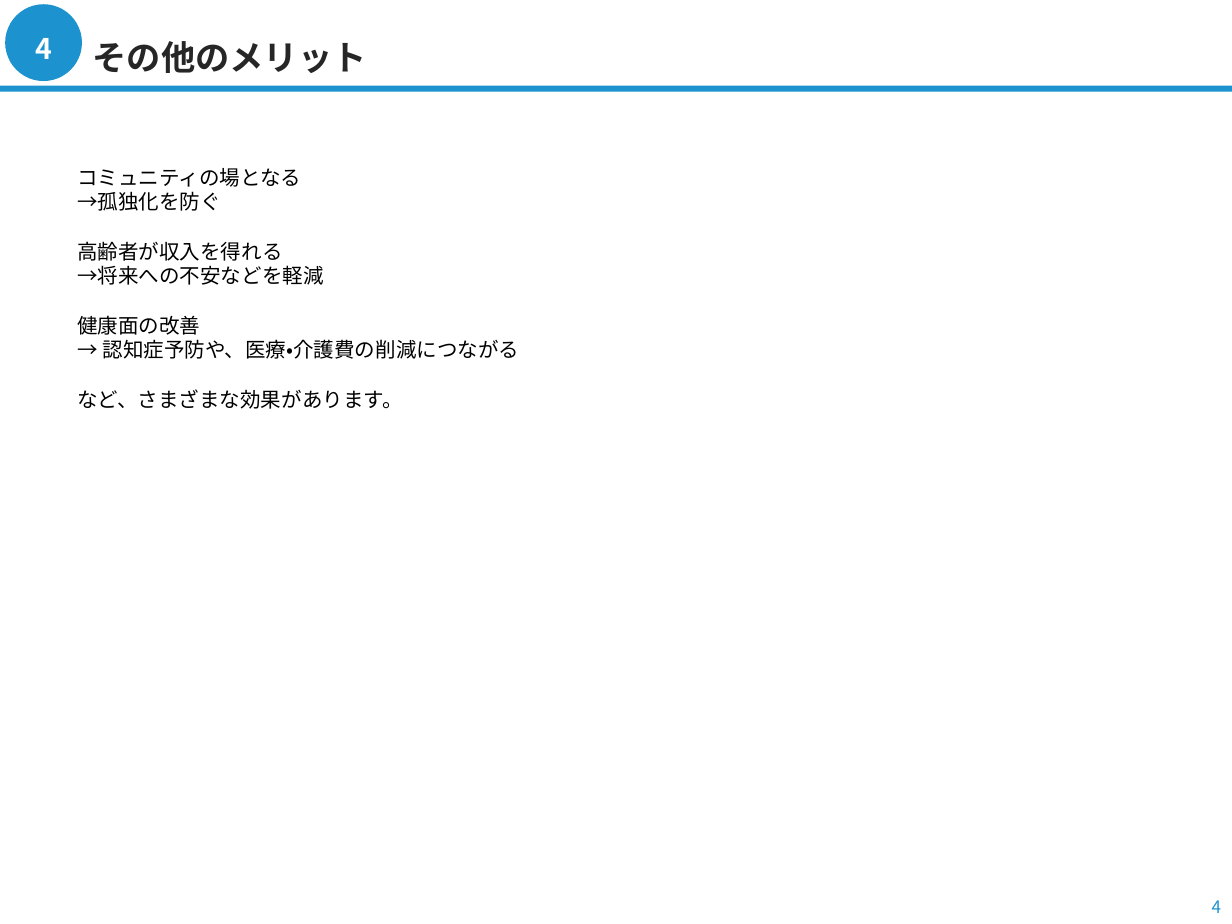
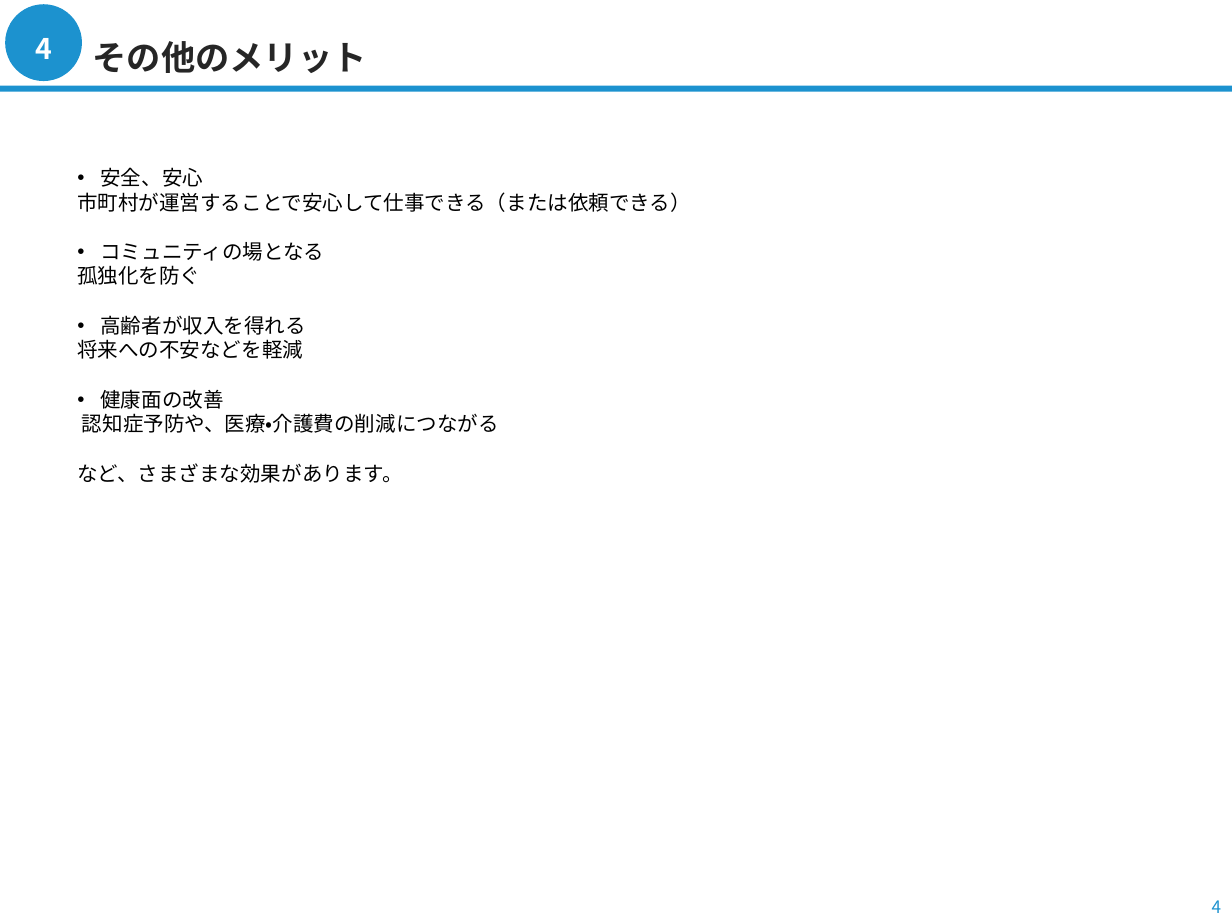
Before and after one commit to hayakiw/ask, a slide deck: slide 4 of docs/定年退職者向けマッチングサービス概要（市町村向け）.pptx. Drawn at 1232x924 pixels with LibreOffice and Linux fonts; fonts in the diff are those of the drawing; background and template pictures are left out. Boxes give left, top, right and bottom in pixels: in the first picture for what was removed or moved away, otherwise in the second. Text is boxed around its words. In the diff, an @@ line names an element or a change of style, - is before the commit and + after.

```diff
--- a/docs/定年退職者向けマッチングサービス概要（市町村向け）.pptx
+++ b/docs/定年退職者向けマッチングサービス概要（市町村向け）.pptx
@@ text at [77, 167, 690, 212]: paragraphs added @@
+• 安全、安心
+市町村が運営することで安心して仕事できる（または依頼できる）
@@ text at [77, 265, 200, 285]: text changed @@
-→孤独化を防ぐ
+孤独化を防ぐ
@@ text at [101, 242, 325, 409]: bullet none to • @@
@@ text at [77, 339, 303, 359]: text changed @@
-→将来への不安などを軽減
+将来への不安などを軽減
@@ text at [82, 413, 499, 433]: text changed @@
-→ 認知症予防や、医療・介護費の削減につながる
+認知症予防や、医療・介護費の削減につながる
```
Also in this commit, not shown: 2 other slides changed.
